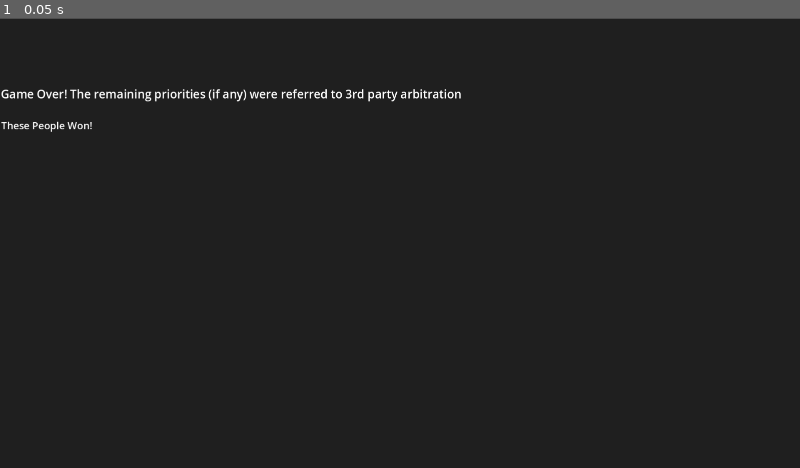
Above: before the commit, frame 1.
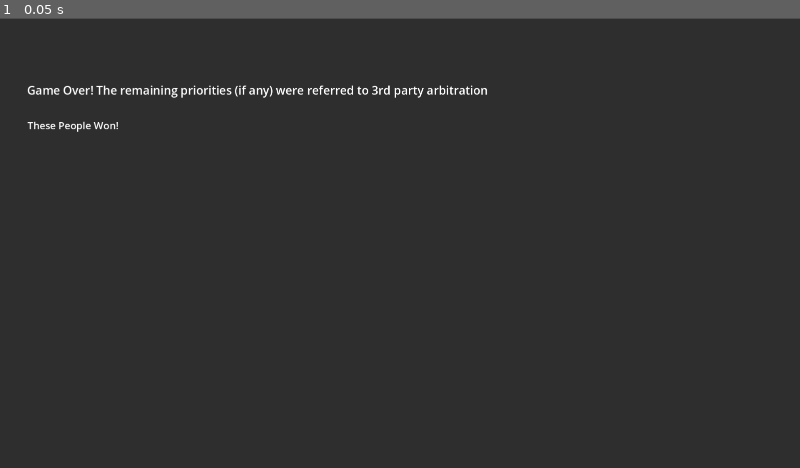
Above: after the commit, the same moment.

Repository: AX-I/Union-Battle
Game: Godot game, scene res://Scenes/end_scene.tscn
The game is run twice, just before and just after one commit, with the same random seed, the same clock (stepped at 60 frames per second) and the same inputs. This scene is started directly instead of the project's main scene.
Inputs:
- Up to frame 1 (0.05 s): no input

The runs differ from the first frame. In frame 1, 1.1% of the frame differs, in the area x 0-61%, y 14-26%.
Error before the commit: Invalid call. Nonexistent function 'get_money' in base 'Nil'. (res://Scripts/end_scene_scripts/end_scene.gd:31)
Error after the commit: Invalid call. Nonexistent function 'get_money' in base 'Nil'. (res://Scripts/end_scene_scripts/end_scene.gd:32)

Commit message:
Tweak end screen

Diff:
--- a/union-battle/Scenes/end_scene.tscn
+++ b/union-battle/Scenes/end_scene.tscn
@@ -7,7 +7,7 @@
 top_level = true
 script = ExtResource("1_5pkqa")
 
-[node name="Sprite2D" type="Sprite2D" parent="."]
+[node name="Background" type="Sprite2D" parent="."]
 top_level = true
 position = Vector2(962.5001, 541.50006)
 scale = Vector2(1.6815012, 1.8350341)
@@ -15,18 +15,18 @@
 
 [node name="GameOverLabel" type="RichTextLabel" parent="."]
 top_level = true
-offset_left = 2.0
-offset_top = 163.0
-offset_right = 1156.0
-offset_bottom = 245.0
+offset_left = 65.0
+offset_top = 154.0
+offset_right = 1219.0
+offset_bottom = 236.0
 theme_override_font_sizes/normal_font_size = 28
 text = "Game Over!"
 
 [node name="WhoWonLabel" type="RichTextLabel" parent="."]
 top_level = true
-offset_left = 3.0
+offset_left = 66.0
 offset_top = 241.0
-offset_right = 1151.0
+offset_right = 1214.0
 offset_bottom = 655.0
 theme_override_font_sizes/normal_font_size = 24
 text = "These People Won!"
--- a/union-battle/Scenes/strike_scene.tscn
+++ b/union-battle/Scenes/strike_scene.tscn
@@ -762,6 +762,9 @@
 [node name="ConnectionOut" type="HTTPRequest" parent="."]
 script = ExtResource("12_ajl8s")
 
+[node name="EndLayer" type="CanvasLayer" parent="."]
+layer = 2
+
 [connection signal="send_end_my_turn" from="." to="ConnectionOut" method="_on_strike_scene_send_end_my_turn"]
 [connection signal="pressed" from="CanvasLayer/BotRight/Buttons/EndTurn" to="." method="_on_end_turn"]
 [connection signal="pressed" from="CanvasLayer/BotRight/Buttons/PrioritySwitch" to="." method="_on_priority_switch_pressed"]
--- a/union-battle/Scripts/end_scene_scripts/end_scene.gd
+++ b/union-battle/Scripts/end_scene_scripts/end_scene.gd
@@ -4,6 +4,7 @@
 
 # Called when the node enters the scene tree for the first time.
 func _ready():
+	get_node('Background').modulate = Color(1,1,1,0.66)
 	resolve_undecideds()
 
 	#$GameOverLabel.font.Size = 48
--- a/union-battle/Scripts/strike_scene_scripts/strike_scene.gd
+++ b/union-battle/Scripts/strike_scene_scripts/strike_scene.gd
@@ -464,7 +464,8 @@
 		elif admin_no_money:
 			print("Game ended due to admin_no_money")
 		#get_tree().change_scene_to_file("res://Scenes/end_scene.tscn")
-		add_child(load("res://Scenes/end_scene.tscn").instantiate())
+		var end_scene = load("res://Scenes/end_scene.tscn").instantiate()
+		get_node('EndLayer').add_child(end_scene)
 
 
 	turn_text.text = "You are player " + str(Globals.MY_ID + 1) + "\nIt is player " + str(Globals.curr_turn + 1) + "'s turn"
